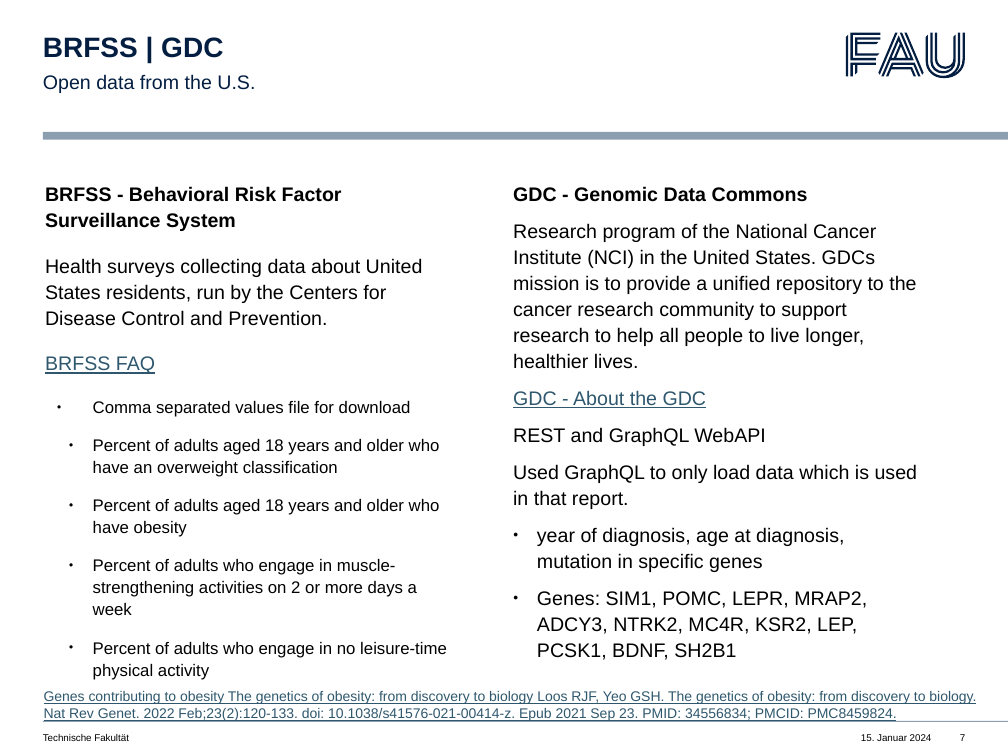
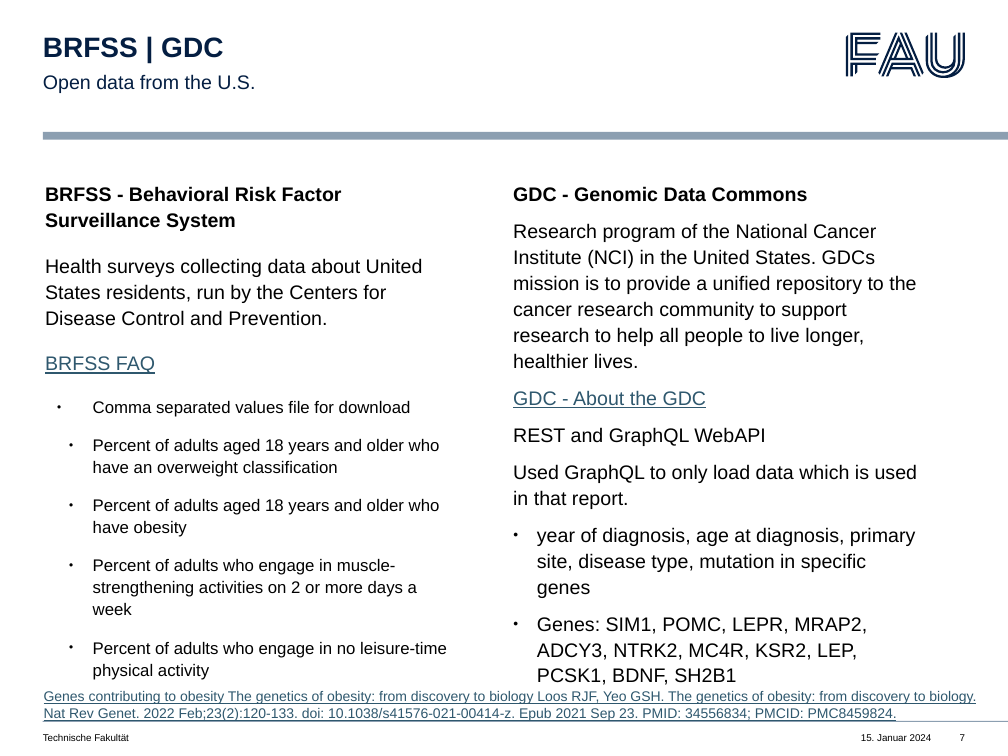
Before and after one commit to nilapalin/made-template, a slide deck: slide 7 of project/slides.pptx. Drawn at 1008x756 pixels with LibreOffice and Linux fonts; fonts in the diff are those of the drawing. Boxes give left, top, right and bottom in pixels: in the first picture for what was removed or moved away, otherwise in the second. Text is boxed around its words. In the diff, an @@ line names an element or a change of style, - is before the commit and + after.

Commit message:
updated slides: some typos

```diff
--- a/project/slides.pptx
+++ b/project/slides.pptx
@@ text at <box>537,527,915,598</box>: text changed @@
-● year of diagnosis, age at diagnosis, mutation in specific genes
+● year of diagnosis, age at diagnosis, primary site, disease type, mutation in specific genes
```
Also in this commit, not shown: 8 other slides changed, 1 other file.
